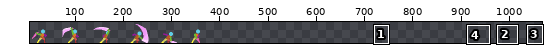
File history of a sprite sheet, examples/2d_animation_player/assets/attack.png. Above, an overview of the earlier version with the close-up marked.
Close-up. Before the edit:
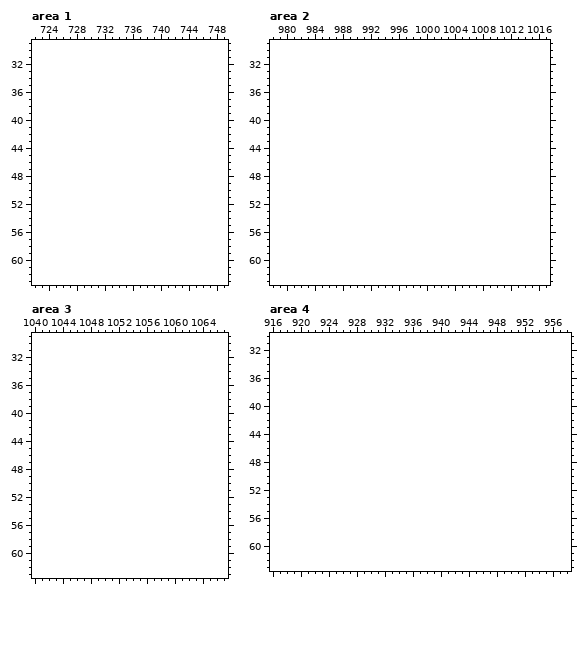
The file is 384x64 pixels. Shown: area 1: x 722..749, y 29..63; area 2: x 978..1017, y 29..63; area 3: x 1040..1067, y 29..63; area 4: x 916..958, y 30..63. The old version is drawn lined up with the new one, on the new canvas. The wide view leaves out empty margins. The commit also changed other parts of the picture, which this record leaves out.
After:
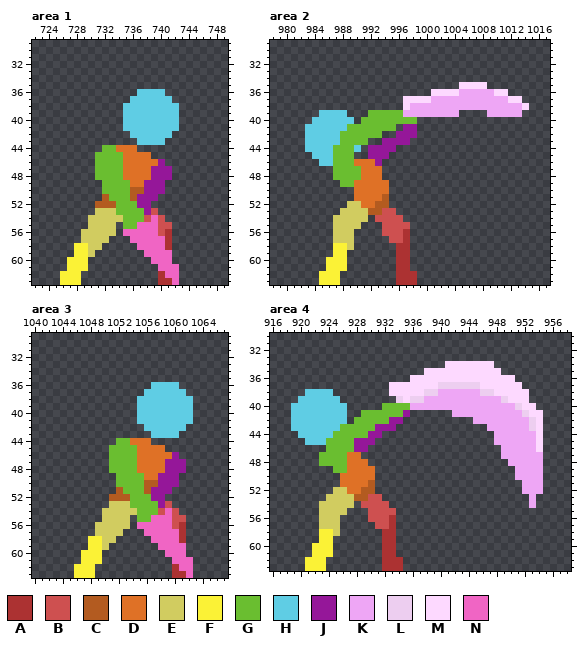
Palette (. is transparent): A #ac3232  B #ce5050  C #b35b20  D #df7126  E #d1cc60  F #fbf236  G #6abe30  H #5fcde4  J #951799  K #eea6f5  L #edcef0  M #fdd9ff  N #f065c4
Diff:
canvas 384x64 -> 1088x64
Area 1:
y 36: x 737..740 .... -> HHHH
y 37: x 736..741 ...... -> HHHHHH
y 38..41: x 735..742 ........ -> HHHHHHHH
y 42: x 736..741 ...... -> HHHHHH
y 43: x 737..740 .... -> HHHH
y 44: x 732..736 ..... -> GGDDD
y 45: x 731..738 ........ -> GGGGDDDD
y 46: x 731..740 .......... -> GGGGDDDDDJ
y 47..48: x 731..741 ........... -> GGGGDDDDJJJ
y 49: x 732..740 ......... -> GGGGDDJJJ
y 50: x 732..740 ......... -> GGGGCCJJJ
y 51: x 732..739 ........ -> CGGGCJJJ
y 52: x 731..738 ........ -> CCCGGGJJ
y 53: x 731..739 ......... -> EEEGGGGJB
y 54: x 730..740 ........... -> EEEEEGGGBNB
y 55: x 730..733 .... -> EEEE; x 735..741 ....... -> GGNNNBB
y 56: x 729..733 ..... -> EEEEE; x 735..741 ....... -> NNNNNBA
y 57: x 729..732 .... -> EEEE; x 736..741 ...... -> NNNNNA
y 58: x 728..731 .... -> FFEE; x 737..741 ..... -> NNNNA
y 59: x 728..730 ... -> FFE; x 738..741 .... -> NNNN
y 60: x 727..729 ... -> FFF; x 739..741 ... -> NNN
y 61: x 727..729 ... -> FFF; x 740..742 ... -> NNN
y 62: x 726..728 ... -> FFF; x 740..742 ... -> ANN
y 63: x 726..728 ... -> FFF; x 740..742 ... -> AAN
Area 2:
y 35: x 1005..1008 .... -> MMMM
y 36: x 1001..1011 ........... -> MMMMKKKKKMM
y 37: x 997..1013 ................. -> MMMMKKKKKKKKKKKMM
y 38: x 997..1014 .................. -> MKKKKKKKKKKKKKKKKM
y 39: x 985..988 .... -> HHHH; x 992..1004 ............. -> GGGGGKKKKKKKK; x 1009..1013 ..... -> KKKKK
y 40: x 984..989 ...... -> HHHHHH; x 991..998 ........ -> GGGGGGGG
y 41: x 983..995 ............. -> HHHHHHGGGGGGG; x 997..998 .. -> JJ
y 42: x 983..993 ........... -> HHHHHGGGGGG; x 996..998 ... -> JJJ
y 43: x 983..991 ......... -> HHHHHGGGG; x 994..997 .... -> JJJJ
y 44: x 983..990 ........ -> HHHHGGGH; x 992..995 .... -> JJJJ
y 45: x 984..989 ...... -> HHHGGG; x 992..994 ... -> JJJ
y 46: x 985..993 ......... -> HHGGGDDDJ
y 47..48: x 987..993 ....... -> GGGGDDD
y 49: x 988..994 ....... -> GGDDDDD
y 50: x 990..994 ..... -> DDDDD
y 51: x 990..994 ..... -> DDDDC
y 52: x 989..994 ...... -> EEDDCC
y 53: x 988..995 ........ -> EEEECCBB
y 54: x 987..991 ..... -> EEEEE; x 993..996 .... -> BBBB
y 55: x 987..990 .... -> EEEE; x 994..997 .... -> BBBB
y 56: x 987..989 ... -> EEE; x 994..997 .... -> BBBA
y 57: x 987..989 ... -> EEE; x 995..997 ... -> BBA
y 58: x 987..989 ... -> FFE; x 996..997 .. -> AA
y 59: x 987..988 .. -> FF; x 996..997 .. -> AA
y 60..61: x 986..988 ... -> FFF; x 996..997 .. -> AA
y 62..63: x 985..987 ... -> FFF; x 996..998 ... -> AAA
Area 3:
y 36: x 1057..1060 .... -> HHHH
y 37: x 1056..1061 ...... -> HHHHHH
y 38..41: x 1055..1062 ........ -> HHHHHHHH
y 42: x 1056..1061 ...... -> HHHHHH
y 43: x 1057..1060 .... -> HHHH
y 44: x 1052..1056 ..... -> GGDDD
y 45: x 1051..1058 ........ -> GGGGDDDD
y 46: x 1051..1060 .......... -> GGGGDDDDDJ
y 47..48: x 1051..1061 ........... -> GGGGDDDDJJJ
y 49: x 1052..1060 ......... -> GGGGDDJJJ
y 50: x 1052..1060 ......... -> GGGGCCJJJ
y 51: x 1052..1059 ........ -> CGGGCJJJ
y 52: x 1051..1058 ........ -> CCCGGGJJ
y 53: x 1051..1059 ......... -> EEEGGGGJB
y 54: x 1050..1060 ........... -> EEEEEGGGBNB
y 55: x 1050..1053 .... -> EEEE; x 1055..1061 ....... -> GGNNNBB
y 56: x 1049..1053 ..... -> EEEEE; x 1055..1061 ....... -> NNNNNBA
y 57: x 1049..1052 .... -> EEEE; x 1056..1061 ...... -> NNNNNA
y 58: x 1048..1051 .... -> FFEE; x 1057..1061 ..... -> NNNNA
y 59: x 1048..1050 ... -> FFE; x 1058..1061 .... -> NNNN
y 60: x 1047..1049 ... -> FFF; x 1059..1061 ... -> NNN
y 61: x 1047..1049 ... -> FFF; x 1060..1062 ... -> NNN
y 62: x 1046..1048 ... -> FFF; x 1060..1062 ... -> ANN
y 63: x 1046..1048 ... -> FFF; x 1060..1062 ... -> AAN
Area 4:
y 34: x 941..947 ....... -> MMMMMMM
y 35: x 938..948 ........... -> MMMMMMMMMMM
y 36: x 936..950 ............... -> MMMMMMMMMMMMMMM
y 37: x 933..951 ................... -> MMMMMMMLLLLLLMMMMMM
y 38: x 921..924 .... -> HHHH; x 933..952 .................... -> MMMMMLLKKKKKKLLMMMMM
y 39: x 920..925 ...... -> HHHHHH; x 934..952 ................... -> LMLLKKKKKKKKKKKLMMM
y 40: x 919..926 ........ -> HHHHHHHH; x 932..953 ...................... -> GGGGKKKKKKKKKKKKKKKLMM
y 41: x 919..926 ........ -> HHHHHHHH; x 929..935 ....... -> GGGGGGJ; x 942..954 ............. -> KKKKKKKKKKLMM
y 42: x 919..926 ........ -> HHHHHHHH; x 928..934 ....... -> GGGGGJJ; x 945..954 .......... -> KKKKKKKKLM
y 43: x 919..933 ............... -> HHHHHHHGGGGGJJJ; x 947..954 ........ -> KKKKKKLM
y 44: x 920..931 ............ -> HHHHHGGGGGJJ; x 948..954 ....... -> KKKKKKM
y 45: x 921..930 .......... -> HHHGGGGJJJ; x 948..954 ....... -> KKKKKKM
y 46: x 924..929 ...... -> GGGGJJ; x 949..954 ...... -> KKKKKM
y 47: x 923..928 ...... -> GGGGDD; x 949..954 ...... -> KKKKKK
y 48: x 923..929 ....... -> GGGGDDD; x 950..954 ..... -> KKKKK
y 49: x 925..930 ...... -> GGDDDD; x 951..954 .... -> KKKK
y 50: x 926..930 ..... -> DDDDD; x 951..954 .... -> KKKK
y 51: x 926..930 ..... -> DDDDC; x 952..954 ... -> KKK
y 52: x 925..930 ...... -> EEDDCC; x 952..954 ... -> KKK
y 53: x 924..931 ........ -> EEEECCBB; x 953 . -> K
y 54: x 923..927 ..... -> EEEEE; x 929..932 .... -> BBBB; x 953 . -> K
y 55: x 923..926 .... -> EEEE; x 930..933 .... -> BBBB
y 56: x 923..925 ... -> EEE; x 930..933 .... -> BBBA
y 57: x 923..925 ... -> EEE; x 931..933 ... -> BBA
y 58: x 923..925 ... -> FFE; x 932..933 .. -> AA
y 59: x 923..924 .. -> FF; x 932..933 .. -> AA
y 60..61: x 922..924 ... -> FFF; x 932..933 .. -> AA
y 62..63: x 921..923 ... -> FFF; x 932..934 ... -> AAA
Boxes around the changes in both close-ups, in picture pixels (x1, y1, x2, y2):
added: (60, 89, 179, 285)
added: (305, 82, 529, 285)
added: (74, 382, 193, 578)
added: (291, 361, 543, 571)
